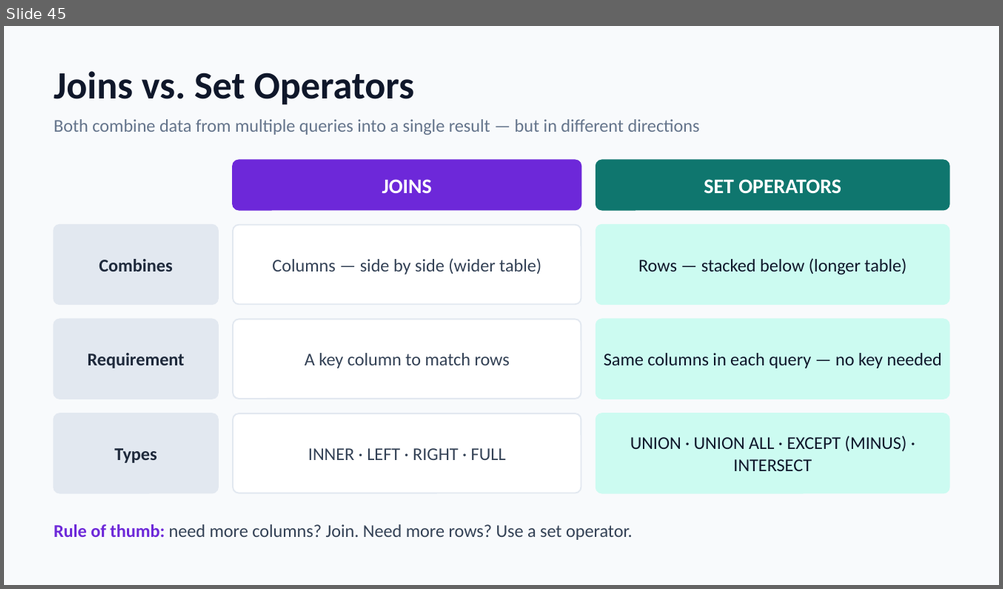
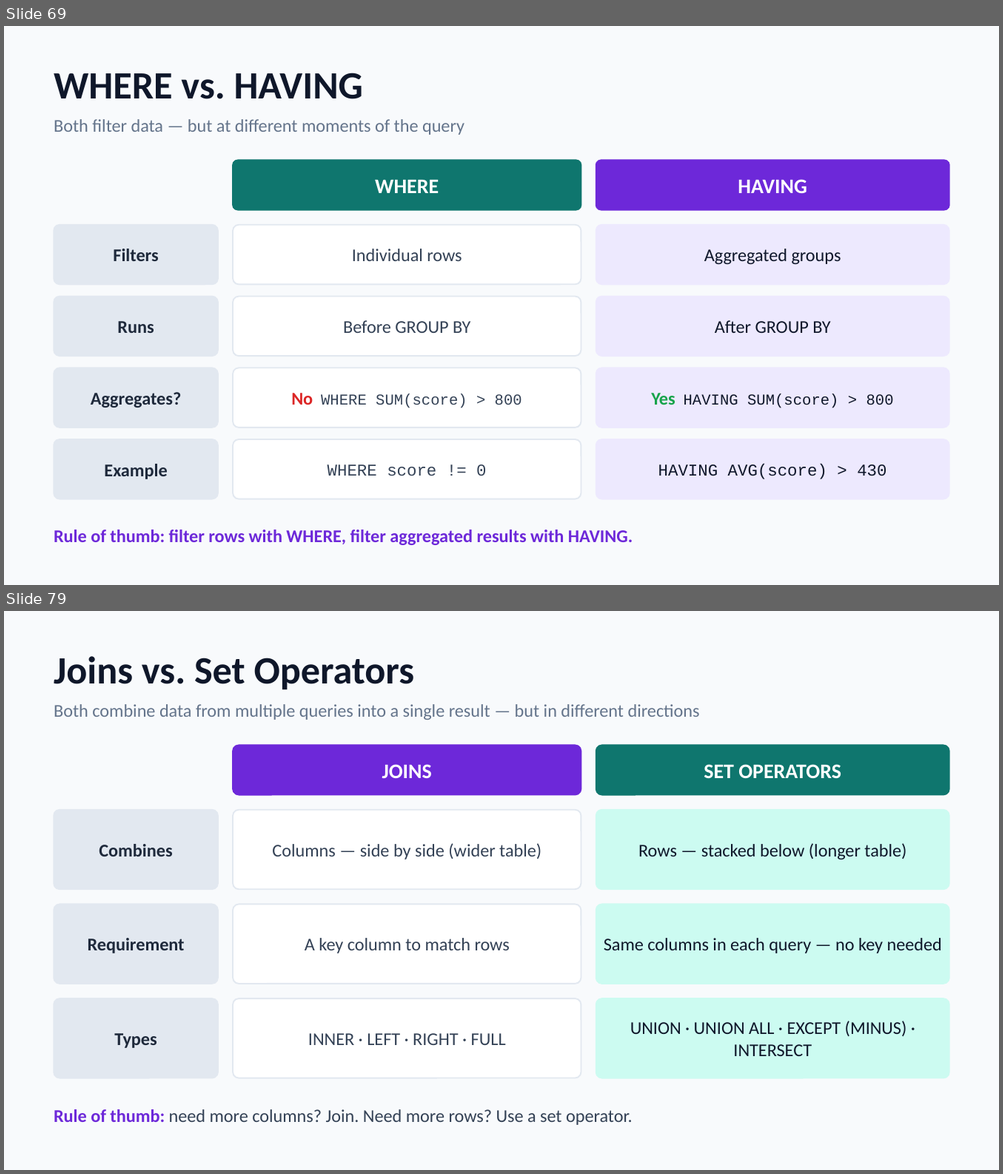
Before and after one commit to GreenwaysTechnology/icicibank_data_sql_reds_kafka, a slide deck: Module_03_Advanced_SQL_Queries/SQL_Joins_Basics.pptx. Shown one above the other, each under a label of ours: slide 45 before the commit, slides 69 and 79 after it; the slides between them are not shown. The pictures are 1003x589 and 1003x1174 pixels, drawn with LibreOffice and Linux fonts; fonts in the diff are those of the drawing. Boxes give left, top, right and bottom in pixels: in the first picture for what was removed or moved away, otherwise in the second. Text is boxed around its words. In the diff, an @@ line names an element or a change of style, - is before the commit and + after.

```diff
--- a/Module_03_Advanced_SQL_Queries/SQL_Joins_Basics.pptx
+++ b/Module_03_Advanced_SQL_Queries/SQL_Joins_Basics.pptx
@@ slide 69 added at (4,26,999,585), background #F8FAFC @@
@@ text added at (54,73,363,99), 28 pt, text #0F172A, bold @@
+WHERE vs. HAVING
@@ text added at (54,119,464,135), 13 pt, text #64748B @@
+Both filter data — but at different moments of the query
@@ rounded rectangle added at (233,160,581,210), fill #0F766E, outline #0F766E 1 pt, 15 pt, text #FFFFFF, bold @@
+WHERE
@@ rounded rectangle added at (596,160,949,210), fill #6D28D9, outline #6D28D9 1 pt, 15 pt, text #FFFFFF, bold @@
+HAVING
@@ rounded rectangle added at (54,225,218,284), fill #E2E8F0, outline #E2E8F0 1 pt, 13 pt, text #1E293B, bold @@
+Filters
@@ rounded rectangle added at (233,225,581,284), fill #FFFFFF, outline #E2E8F0 1 pt, 13 pt, text #334155 @@
+Individual rows
@@ rounded rectangle added at (596,225,949,284), fill #EDE9FE, outline #EDE9FE 1 pt, 13 pt, text #0F172A @@
+Aggregated groups
@@ rounded rectangle added at (54,297,218,356), fill #E2E8F0, outline #E2E8F0 1 pt, 13 pt, text #1E293B, bold @@
+Runs
@@ rounded rectangle added at (233,297,581,356), fill #FFFFFF, outline #E2E8F0 1 pt, 13 pt, text #334155 @@
+Before GROUP BY
@@ rounded rectangle added at (596,297,949,356), fill #EDE9FE, outline #EDE9FE 1 pt, 13 pt, text #0F172A @@
+After GROUP BY
@@ rounded rectangle added at (54,368,218,428), fill #E2E8F0, outline #E2E8F0 1 pt, 13 pt, text #1E293B, bold @@
+Aggregates?
@@ rounded rectangle added at (233,368,581,428), fill #FFFFFF, outline #E2E8F0 1 pt, 11 pt, text #334155 @@
+No WHERE SUM(score) > 800
@@ rounded rectangle added at (596,368,949,428), fill #EDE9FE, outline #EDE9FE 1 pt, 11 pt, text #0F172A @@
+Yes HAVING SUM(score) > 800
@@ rounded rectangle added at (54,440,218,500), fill #E2E8F0, outline #E2E8F0 1 pt, 13 pt, text #1E293B, bold @@
+Example
@@ rounded rectangle added at (233,440,581,500), fill #FFFFFF, outline #E2E8F0 1 pt, 12 pt, text #334155 @@
+WHERE score != 0
@@ rounded rectangle added at (596,440,949,500), fill #EDE9FE, outline #EDE9FE 1 pt, 12 pt, text #0F172A @@
+HAVING AVG(score) > 430
@@ text added at (54,530,632,545), 13 pt, text #6D28D9, bold @@
+Rule of thumb: filter rows with WHERE, filter aggregated results with HAVING.
@@ what was slide 45 is now slide 79 @@
```
Also in this commit, not shown: 5 slides changed, 33 other slides added.
